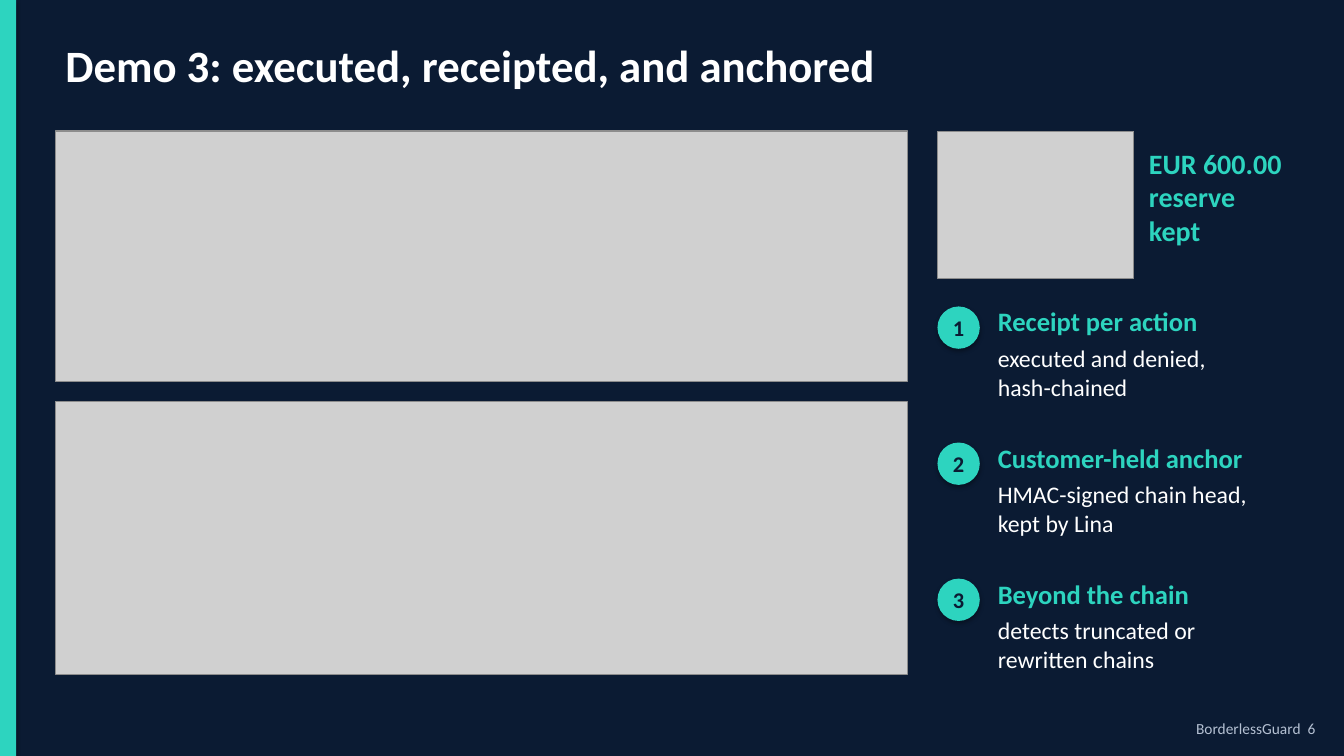
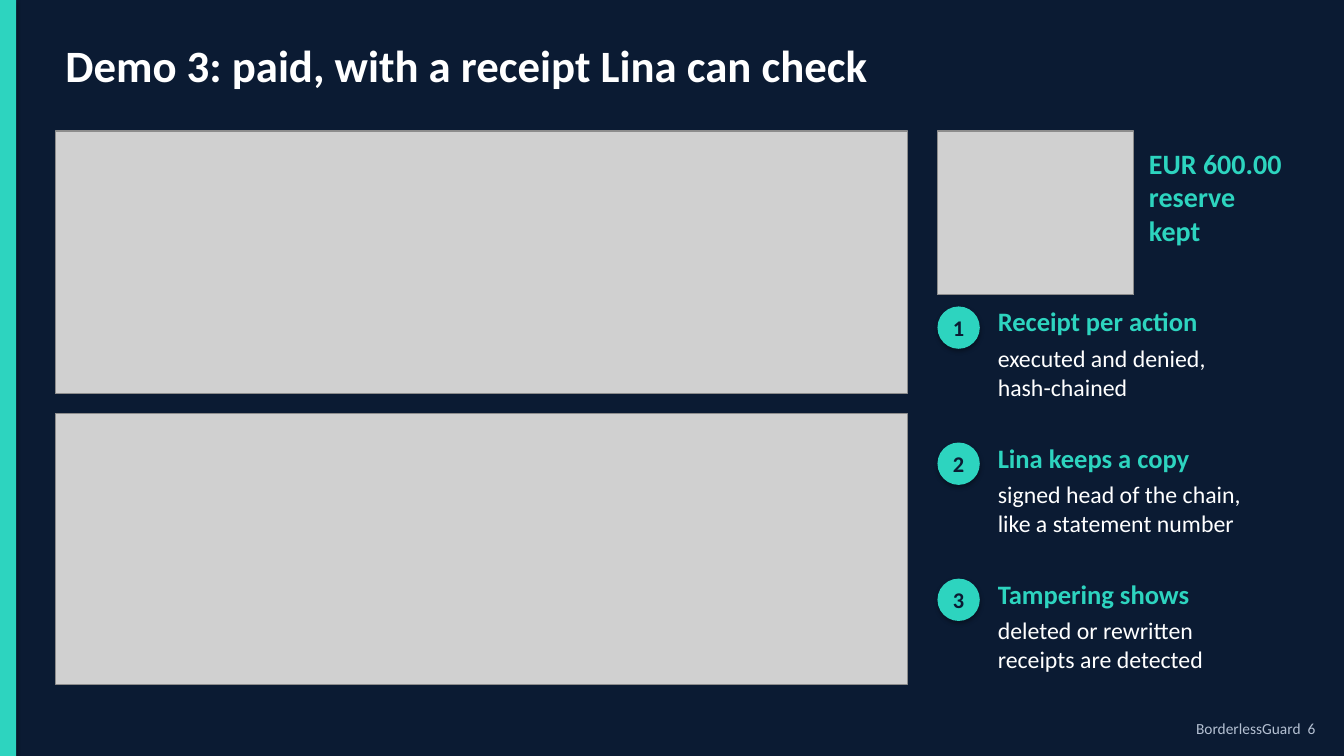
Before and after one commit to Arracheur2Bonnet/Borderless, a slide deck: slide 6 of deliverables/pitch/BorderlessGuard_deck.pptx. Drawn at 1344x756 pixels with LibreOffice and Linux fonts; fonts in the diff are those of the drawing; grey boxes stand for pictures. Boxes give left, top, right and bottom in pixels: in the first picture for what was removed or moved away, otherwise in the second. Text is boxed around its words. In the diff, an @@ line names an element or a change of style, - is before the commit and + after.

```diff
--- a/deliverables/pitch/BorderlessGuard_deck.pptx
+++ b/deliverables/pitch/BorderlessGuard_deck.pptx
@@ text at (65, 50, 868, 89): text changed @@
-Demo 3: executed, receipted, and anchored
+Demo 3: paid, with a receipt Lina can check
@@ picture: place and size @@
-picture at (55, 131, 907, 382)
+picture at (55, 131, 907, 394)
@@ picture: place and size @@
-picture at (938, 131, 1134, 278)
+picture at (938, 131, 1134, 294)
@@ picture: place and size @@
-picture at (55, 402, 907, 675)
+picture at (55, 414, 907, 685)
@@ text at (998, 449, 1189, 472): text changed @@
-Customer-held anchor
+Lina keeps a copy
@@ text at (998, 486, 1241, 532): text changed @@
-HMAC-signed chain head,
-kept by Lina
+signed head of the chain,
+like a statement number
@@ text at (998, 585, 1189, 609): text changed @@
-Beyond the chain
+Tampering shows
@@ text at (998, 622, 1203, 672): text changed @@
-detects truncated or
-rewritten chains
+deleted or rewritten
+receipts are detected
```
Also in this commit, not shown: 12 other slides changed, 1 slide added, 1 slide removed, 19 other files.
